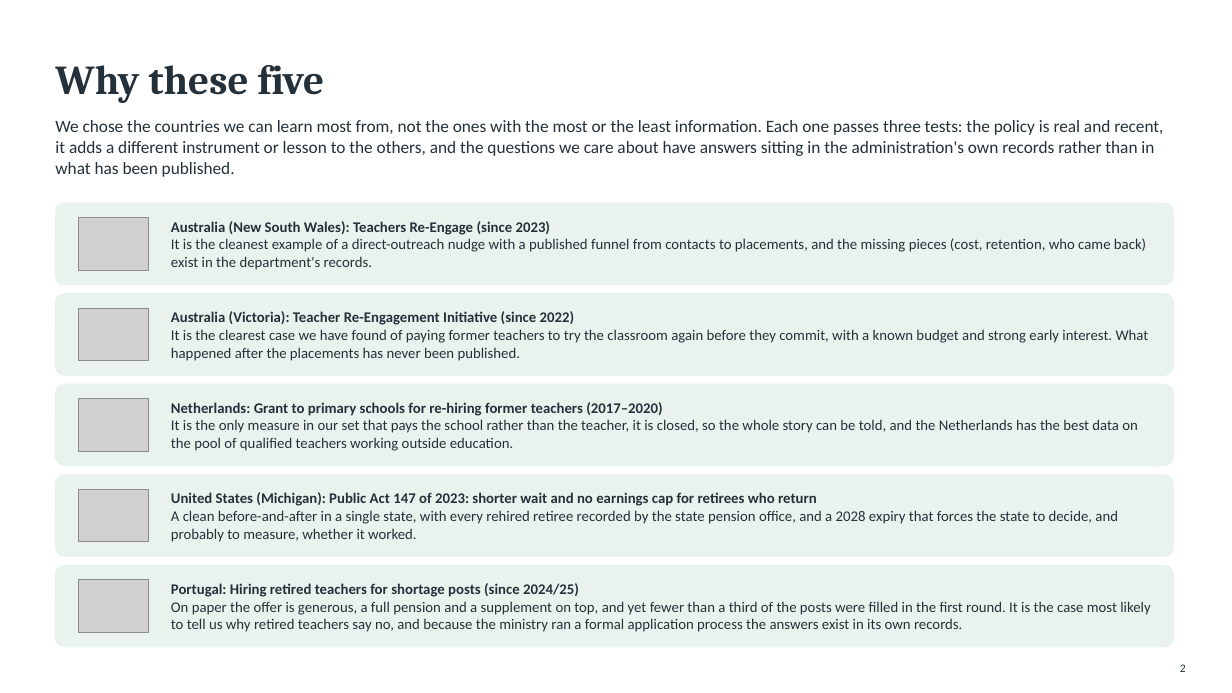
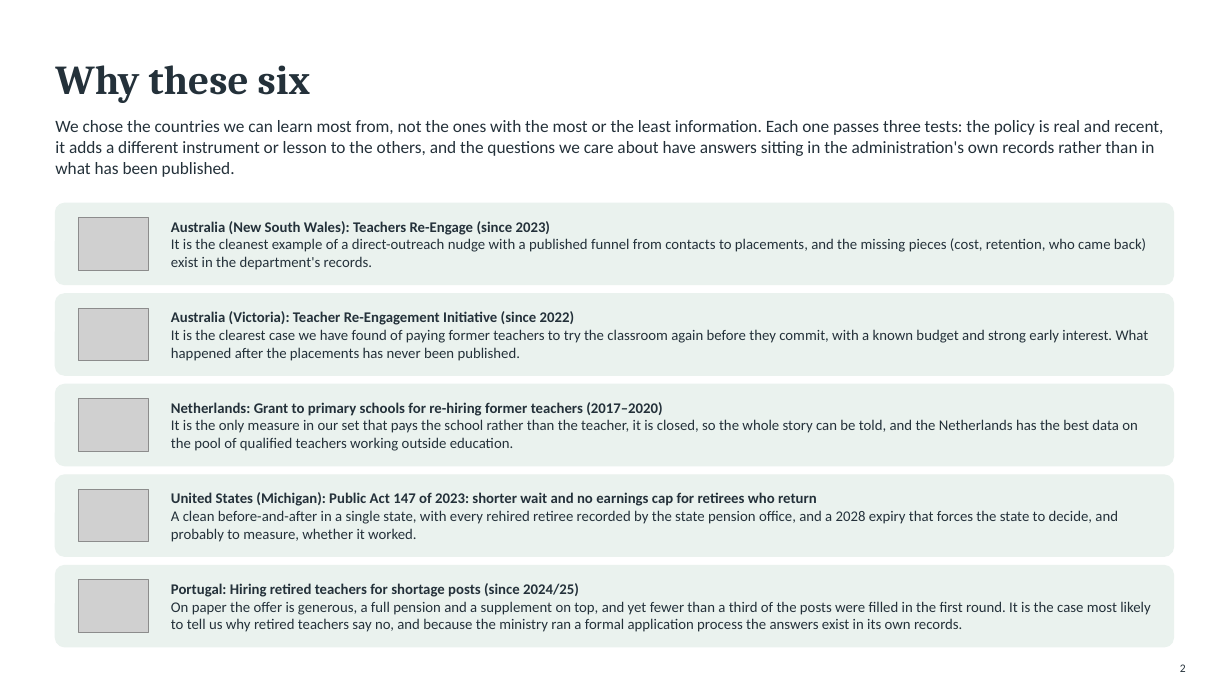
Before and after one commit to jedr1-ship-it/Alternative-Pathways----Quant, a slide deck: slide 2 of policies/Countries_to_contact.pptx. Drawn at 1232x693 pixels with LibreOffice and Linux fonts; fonts in the diff are those of the drawing; grey boxes stand for pictures. Boxes give left, top, right and bottom in pixels: in the first picture for what was removed or moved away, otherwise in the second. Text is boxed around its words. In the diff, an @@ line names an element or a change of style, - is before the commit and + after.

```diff
--- a/policies/Countries_to_contact.pptx
+++ b/policies/Countries_to_contact.pptx
@@ text at (55, 65, 310, 103): text changed @@
-Why these five
+Why these six
```
Also in this commit, not shown: 1 other slide changed, 4 other files.
